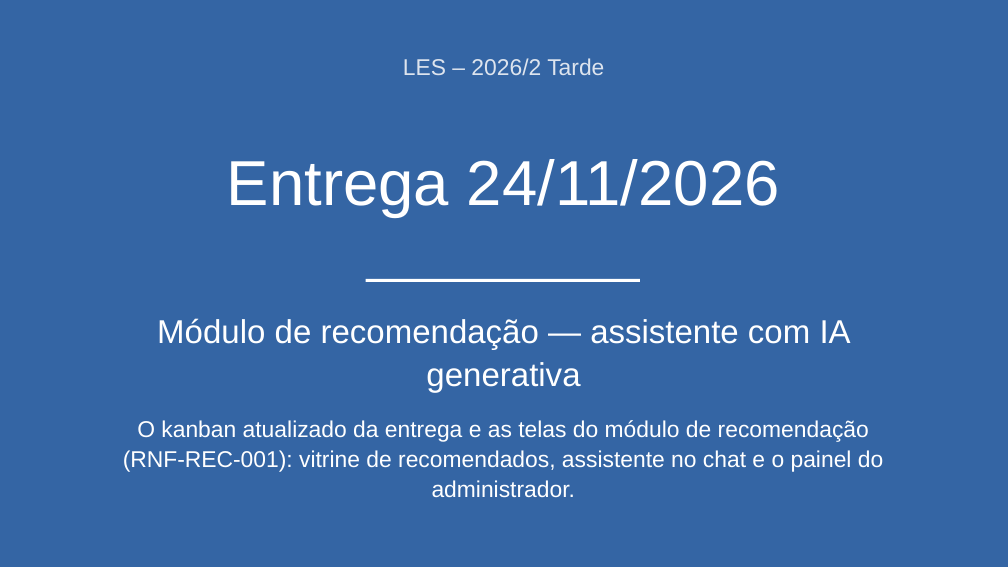
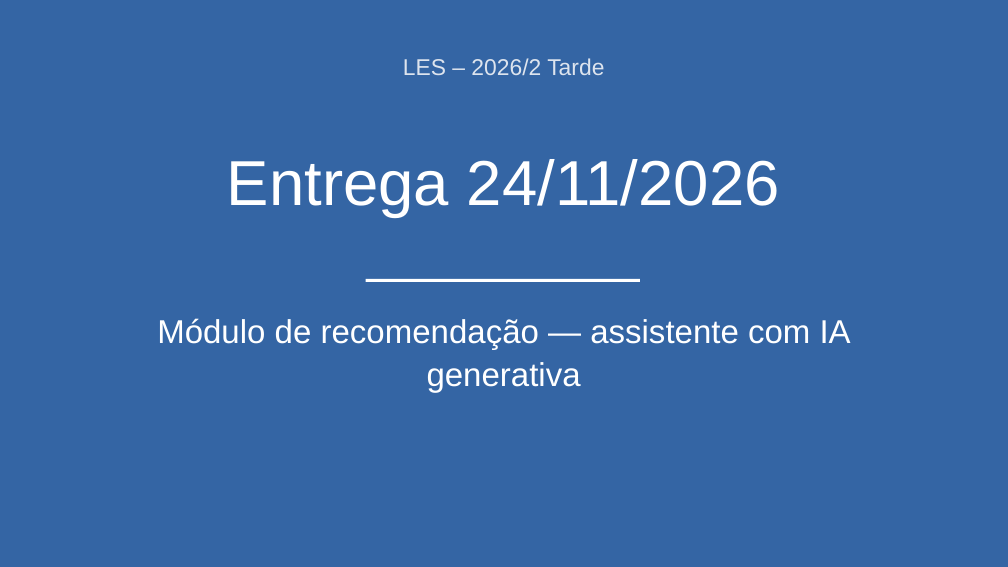
Before and after one commit to matheuskkg/les, a slide deck: slide 95 of docs/entregas/pptxs/24-11/24-11.pptx. Drawn at 1008x567 pixels with LibreOffice and Linux fonts; fonts in the diff are those of the drawing. Boxes give left, top, right and bottom in pixels: in the first picture for what was removed or moved away, otherwise in the second. Text is boxed around its words. In the diff, an @@ line names an element or a change of style, - is before the commit and + after.

Commit message:
Atualiza a apresentação de 24/11 do módulo de recomendação (RNF-REC-001)

```diff
--- a/docs/entregas/pptxs/24-11/24-11.pptx
+++ b/docs/entregas/pptxs/24-11/24-11.pptx
@@ text removed at (123,420,883,498) @@
-O kanban atualizado da entrega e as telas do módulo de recomendação (RNF-REC-001): vitrine de recomendados, assistente no chat e o painel do administrador.
```
Also in this commit, not shown: 58 other slides changed.
